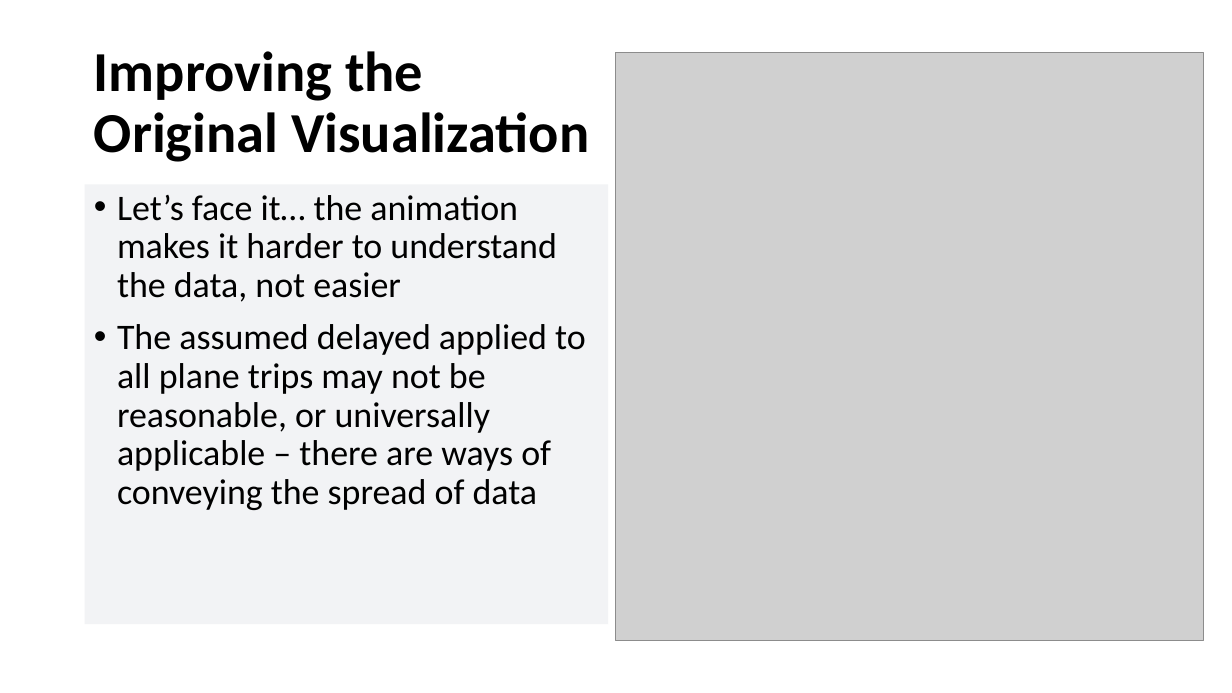
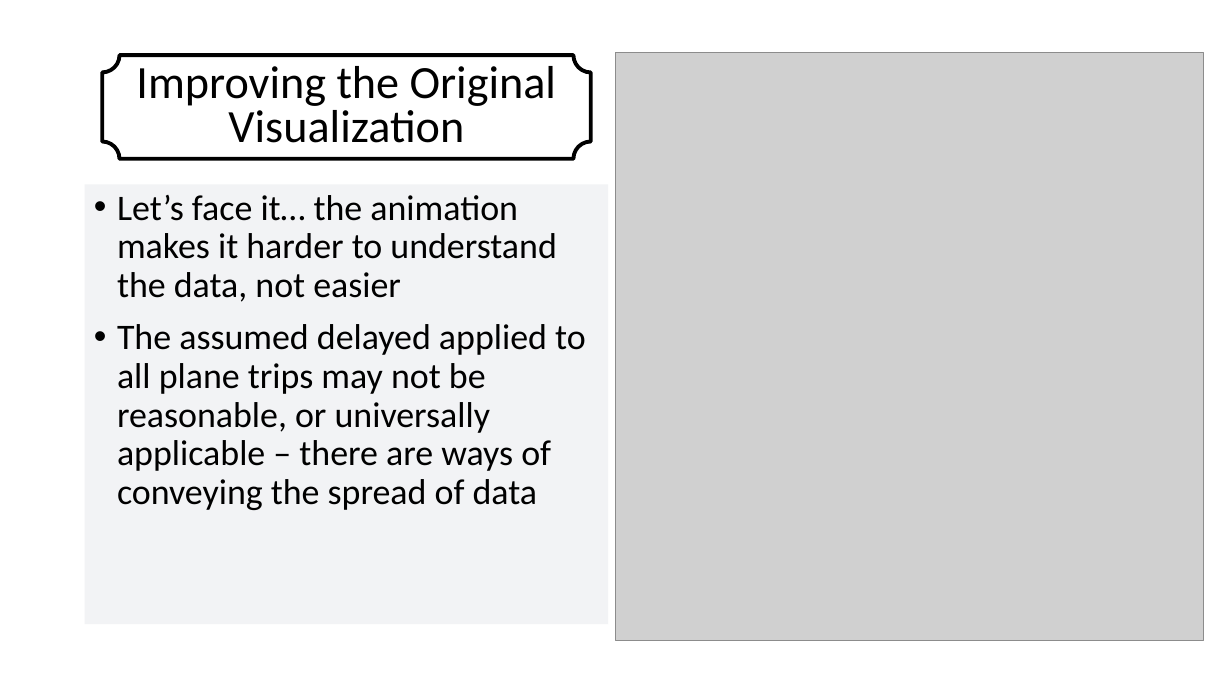
Before and after one commit to suyinlee23/MakeOverMonday_MAT_8790_LeazisLee, a slide deck: slide 11 of Trains vs Planes.pptx (slide 10 before the commit). Drawn at 1232x693 pixels with LibreOffice and Linux fonts; fonts in the diff are those of the drawing; grey boxes stand for pictures; background and template pictures are left out. Boxes give left, top, right and bottom in pixels: in the first picture for what was removed or moved away, otherwise in the second. Text is boxed around its words. In the diff, an @@ line names an element or a change of style, - is before the commit and + after.

```diff
--- a/Trains vs Planes.pptx
+++ b/Trains vs Planes.pptx
@@ plaque "Improving the Original Visualization": place and size @@
-plaque "Improving the Original Visualization" at <box>94,51,589,162</box>
+plaque "Improving the Original Visualization" at <box>85,40,609,174</box>
@@ plaque "Improving the Original Visualization" at <box>85,40,609,174</box>: size 44 to 36 pt, bold off; alignment left to centre; line spacing 0.9 to 0.8; fill none to #FFFFFF at 82% opacity @@
@@ plaque added at <box>103,55,592,159</box>, outline #000000 3 pt @@
```
Also in this commit, not shown: 7 other slides changed, 5 slides added, 4 slides removed.
